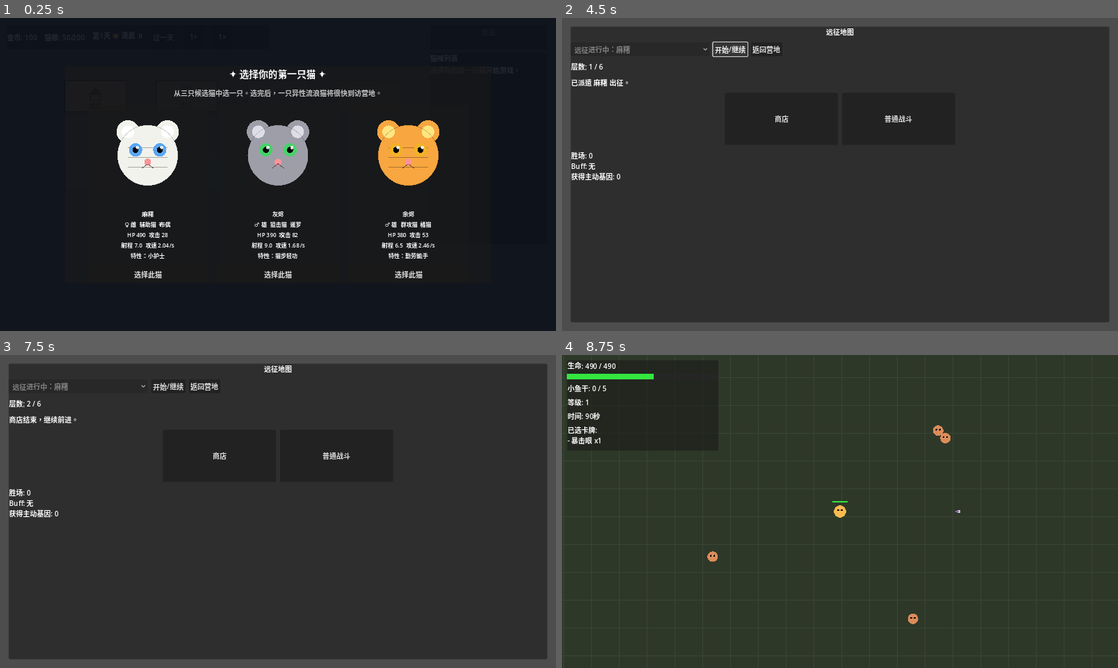
Above: before the commit, frames 1-4 (two rows, left to right).
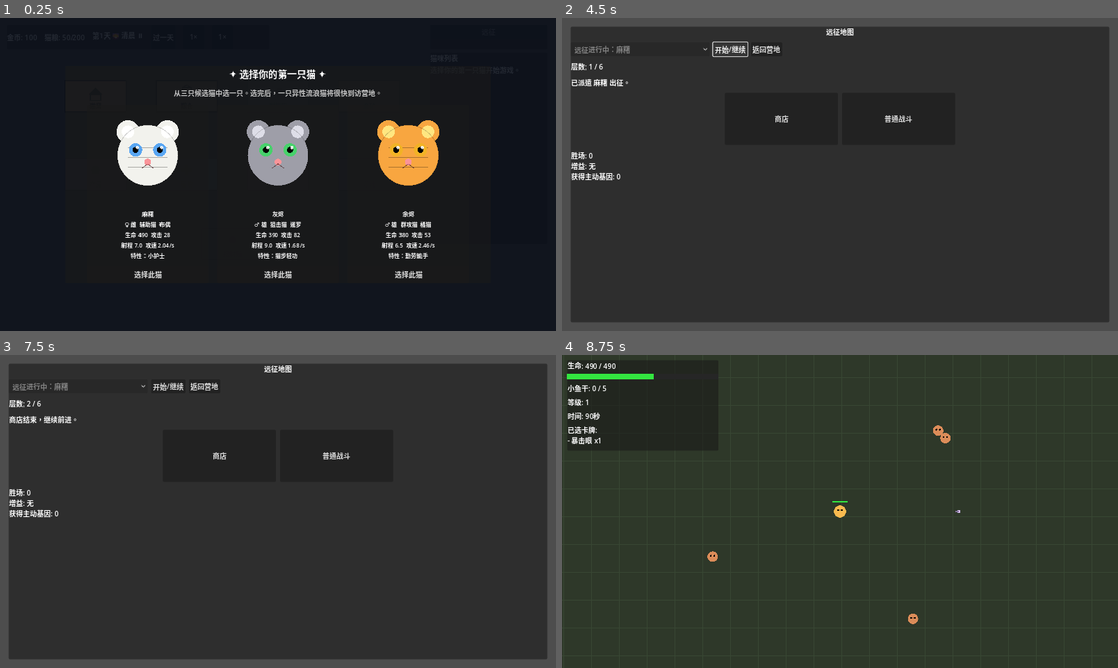
Above: after the commit, the same moments.

Repository: chriszcc1021/superMaomao
Game: Godot game, scene res://scenes/camp/CampScene.tscn
Same seed, same stepped clock (60 frames per second), same inputs: the game is played once before the commit and once after it.
Inputs:
- Up to frame 1 (0.25 s): no input
- Up to frame 2 (4.5 s): click "过一天" at 0.5 s; click "1×" at 1.25 s; click "1×" at 2 s; click "选择此猫" at 2.75 s; click "远征" at 3.5 s; click "开始/继续" at 4.25 s
- Up to frame 3 (7.5 s): click "商店" at 5 s; click "购买" at 5.75 s; click "购买" at 6.5 s; click "跳过，继续前进" at 7.25 s
- Up to frame 4 (8.75 s): click "普通战斗" at 8 s

The runs differ from the first frame. In frame 1, 0.3% of the frame differs, in the area x 22-78%, y 68-71%; in frame 2, less than 0.1%; in frame 3, less than 0.1%; in frame 4, nothing differs.
Error before the commit: unsupported format character in operator '%'. (res://scenes/camp/CampScene.gd:704)

Commit message:
Align breeding rules and polish CN UI text

Diff:
--- a/autoload/GameState.gd
+++ b/autoload/GameState.gd
@@ -457,6 +457,8 @@
 func start_breeding_in_slot(slot_idx: int, father_id: String, mother_id: String, child_breed: String, child_profession: String) -> bool:
 	if slot_idx < 0 or slot_idx >= breeding_slots.size():
 		return false
+	if not has_building("nursery"):
+		return false
 	var slot: Dictionary = breeding_slots[slot_idx]
 	if slot.get("active", false):
 		return false
@@ -474,7 +476,7 @@
 	if father.sex != GameConstants.SEX_MALE or mother.sex != GameConstants.SEX_FEMALE:
 		return false
 	# 成功率检定
-	var chance := GameConstants.BREED_SUCCESS_WITH_NURSERY if has_building("nursery") else GameConstants.BREED_SUCCESS_WITHOUT_NURSERY
+	var chance := GameConstants.BREED_SUCCESS_WITH_NURSERY
 	if father.has_gene("love_spreader") or mother.has_gene("love_spreader"):
 		chance = minf(1.0, chance + 0.15)
 	if randf() > chance:
--- a/resources/CatData.gd
+++ b/resources/CatData.gd
@@ -92,7 +92,7 @@
 			gene_slot_3 = gene_id
 
 func can_breed() -> bool:
-	return breed_count < GameConstants.MAX_BREED_COUNT and status != GameConstants.LIFECYCLE_STATUS_ELDER and status != GameConstants.LIFECYCLE_STATUS_DEAD
+	return breed_count < GameConstants.MAX_BREED_COUNT and status != GameConstants.LIFECYCLE_STATUS_DEAD
 
 ## 检查猫是否拥有指定基因（三槽任一匹配）
 func has_gene(gene_id: String) -> bool:
--- a/scenes/camp/CampScene.gd
+++ b/scenes/camp/CampScene.gd
@@ -215,9 +215,7 @@
 			lines.append("解锁费用：%d金" % cost)
 		"nursery":
 			lines.append("🍼 产房【未解锁】")
-			lines.append("效果：繁育成功率从%d%%提升至%d%%" % [
-				int(GameConstants.BREED_SUCCESS_WITHOUT_NURSERY * 100),
-				int(GameConstants.BREED_SUCCESS_WITH_NURSERY * 100)])
+			lines.append("效果：解锁繁育功能，当前成功率 %d%%" % int(GameConstants.BREED_SUCCESS_WITH_NURSERY * 100))
 			lines.append("解锁费用：%d金" % cost)
 		"hospital":
 			lines.append("🏥 医院【未解锁】")
@@ -422,7 +420,7 @@
 				)
 		"nursery":
 			_add_action_button(
-				"Open Breeding",
+				"打开繁育界面",
 				_open_nursery_breeding,
 				true
 			)
@@ -591,7 +589,7 @@
 
 	if _game_state.has_method("is_cat_breeding") and _game_state.is_cat_breeding(cat):
 		if nearest_id != "nursery":
-			_set_sidebar_text("Breeding cats must stay in the nursery.")
+			_set_sidebar_text("繁育中的猫必须留在产房。")
 			_refresh_cat_nodes()
 			return
 		_open_nursery_breeding()
@@ -701,7 +699,7 @@
 		_speed_btn = null
 		_create_speed_button()
 	elif _time_manager != null:
-		_speed_btn.text = "%g×" % _time_manager.time_speed
+		_speed_btn.text = _format_speed_text(_time_manager.time_speed)
 
 func _refresh_cat_list() -> void:
 	var lines: PackedStringArray = []
@@ -770,7 +768,7 @@
 func _cat_runtime_status_text(cat: CatData) -> String:
 	var status_text := _status_zh(cat.status)
 	if _game_state != null and _game_state.has_method("is_cat_breeding") and _game_state.is_cat_breeding(cat):
-		status_text += " / BREEDING"
+		status_text += " / 繁育中"
 	return status_text
 
 func _status_zh(status_id: String) -> String:
@@ -953,7 +951,7 @@
 	return (
 		"%s\n" % cat.cat_name
 		+ "%s  %s  %s\n" % [GameConstants.sex_display(cat.sex), GameConstants.profession_zh(cat.profession), GameConstants.breed_zh(cat.breed)]
-		+ "HP %.0f  攻击 %.0f\n" % [cat.base_hp, cat.base_attack]
+		+ "生命 %.0f  攻击 %.0f\n" % [cat.base_hp, cat.base_attack]
 		+ "射程 %.1f  攻速 %.2f/s\n" % [cat.base_range, cat.base_attack_speed]
 		+ "特性：%s" % trait_text
 	)
@@ -1046,10 +1044,16 @@
 	btn.tooltip_text = "切换时间速率 (1×/2×/5×/10×)"
 	btn.pressed.connect(func() -> void:
 		var new_speed: float = _time_manager.cycle_speed()
-		btn.text = "%g×" % new_speed
+		btn.text = _format_speed_text(new_speed)
 	)
 	hbox.add_child(btn)
 	_speed_btn = btn
+
+func _format_speed_text(speed: float) -> String:
+	var speed_text := str(snappedf(speed, 0.1))
+	if speed_text.ends_with(".0"):
+		speed_text = speed_text.left(speed_text.length() - 2)
+	return "%s×" % speed_text
 
 # ── 轻量提示（status_label 短暂显示，不覆盖 sidebar）────────────────────────
 func _show_toast(text: String) -> void:
--- a/scenes/camp/ui/BreedingUI.gd
+++ b/scenes/camp/ui/BreedingUI.gd
@@ -160,7 +160,7 @@
 		_prediction_label.text = "父猫和母猫不能是同一只。"
 		return
 	var predicted = _breeding_system.predict_range(father, mother, _selected_child_breed(), _selected_child_profession(), 100)
-	_prediction_label.text = "子代属性预测范围：\nHP %.0f–%.0f  攻击 %.0f–%.0f\n攻速 %.2f–%.2f  射程 %.1f–%.1f\n暴击率 %.0f%%–%.0f%%" % [
+	_prediction_label.text = "子代属性预测范围：\n生命 %.0f–%.0f  攻击 %.0f–%.0f\n攻速 %.2f–%.2f  射程 %.1f–%.1f\n暴击率 %.0f%%–%.0f%%" % [
 		predicted.hp_min, predicted.hp_max,
 		predicted.atk_min, predicted.atk_max,
 		predicted.aspd_min, predicted.aspd_max,
--- a/scenes/expedition/ExpeditionMapUI.gd
+++ b/scenes/expedition/ExpeditionMapUI.gd
@@ -132,7 +132,7 @@
 		_clear_nodes()
 		return
 	_layer_label.text = "层数: %d / %d" % [game_state.expedition_layer, GameConsts.EXPEDITION_TOTAL_LAYERS]
-	_log_text.text = "胜场: %d\nBuff: %s\n获得主动基因: %d" % [
+	_log_text.text = "胜场: %d\n增益: %s\n获得主动基因: %d" % [
 		game_state.expedition_battle_wins,
 		_expedition_buffs_text(game_state.expedition_buffs),
 		game_state.expedition_active_genes.size()
@@ -148,7 +148,7 @@
 		var node_data: Dictionary = _current_nodes[idx]
 		var button := Button.new()
 		button.custom_minimum_size = Vector2(260.0, 120.0)
-		button.text = str(node_data.get("label", "Node"))
+		button.text = str(node_data.get("label", "节点"))
 		button.pressed.connect(_on_node_pressed.bind(idx))
 		_node_row.add_child(button)
 
--- a/scenes/expedition/ExpeditionSystem.gd
+++ b/scenes/expedition/ExpeditionSystem.gd
@@ -76,7 +76,7 @@
 		"mystery_buff":
 			var buff := "mystery_buff_%d" % randi_range(1, GameConstants.EXPEDITION_MYSTERY_BUFF_VARIANTS)
 			game_state.add_expedition_buff(buff)
-			return "问号事件：获得一个远征 Buff。"
+			return "问号事件：获得一个远征增益。"
 		"stray_kitten":
 			var cat := CatFactory.create_random_stray_cat("event_stray", "奇遇流浪猫")
 			if game_state.enqueue_stray_cat(cat):
Not shown, changed: docs/游戏设计文档-v3.6.md
